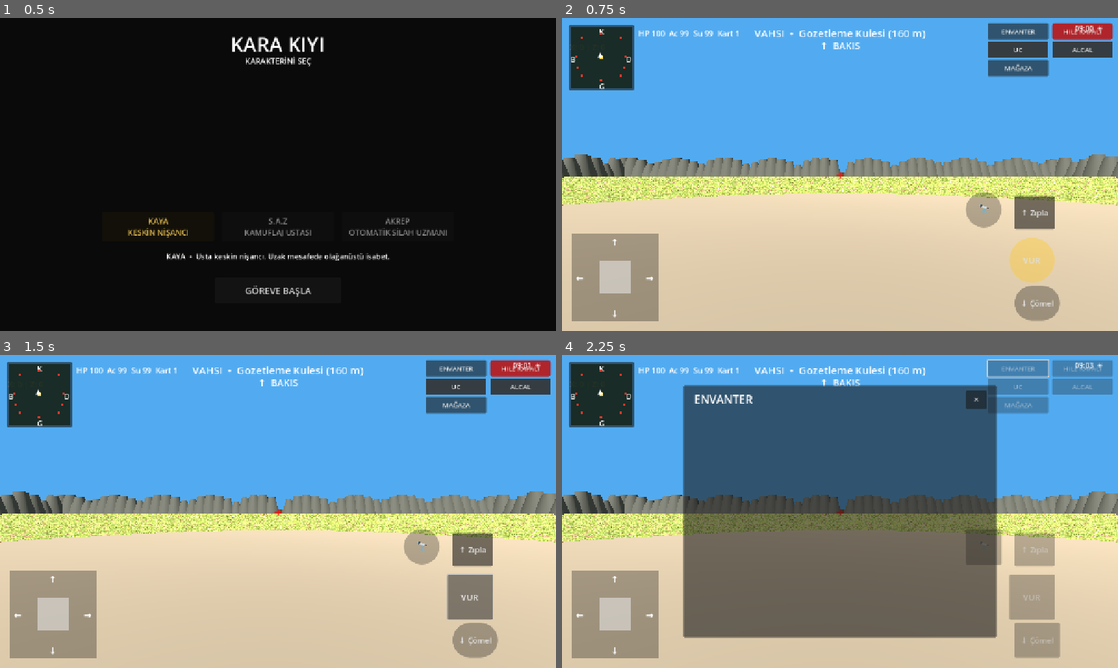
Above: before the commit, frames 1-4 (two rows, left to right).
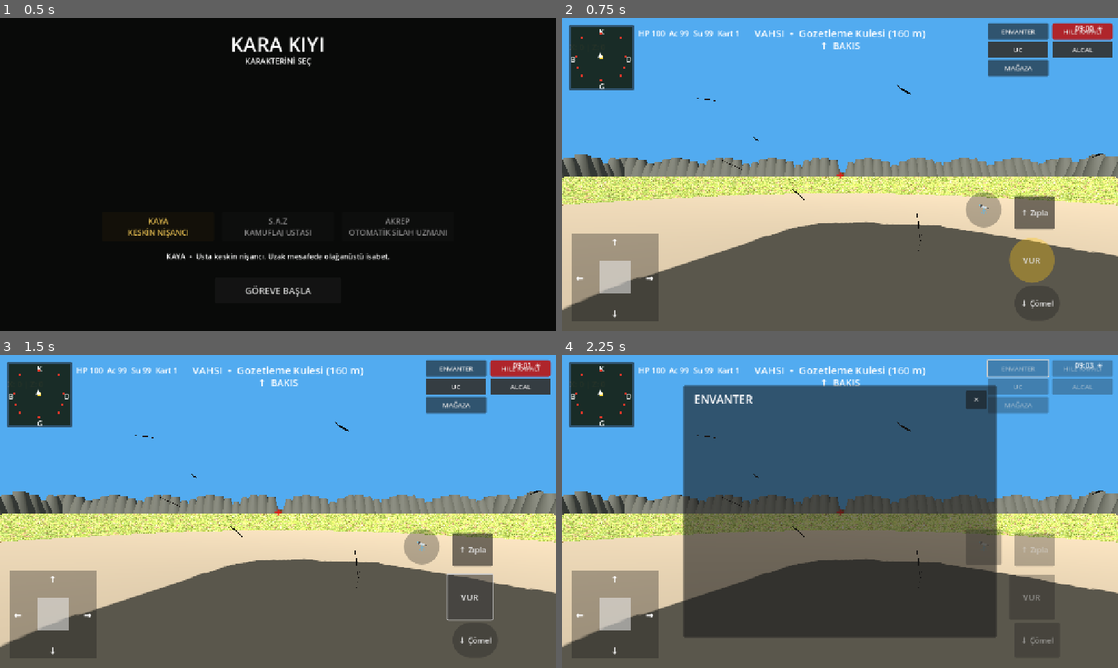
Above: after the commit, the same moments.

Repository: cantrsx-blip/GrayCardWars
Game: Godot game, scene res://scenes/Intro.tscn
Two runs of this game, one before a commit and one after it. Both use one fixed random seed, a clock stepped at 60 frames per second and the inputs below.
Inputs:
- Up to frame 1 (0.5 s): no input
- Up to frame 2 (0.75 s): click "GÖREVE BAŞLA" at 0.5 s
- Up to frame 3 (1.5 s): click "VUR" at 1.25 s
- Up to frame 4 (2.25 s): click "ENVANTER" at 2 s

Frame 1 is identical in both runs. In frame 2, 27% of the frame differs, in the area x 0-100%, y 21-100%; in frame 3, 27%; in frame 4, 27%.

Commit message:
Add meteor encounter and animated boss spawning

Diff:
--- a/scripts/main.gd
+++ b/scripts/main.gd
@@ -228,6 +228,18 @@
 	Vector3(-30, 0, -110)
 ]
 
+# Meteor + level-1 boss encounter
+var meteor_node: Node3D
+var meteor_hits := 0
+var meteor_bosses: Array[CharacterBody3D] = []
+var boss_attack_cooldowns: Dictionary = {}
+const METEOR_HITS_PER_BOSS := 5
+const METEOR_HIT_RANGE := 7.0
+const BOSS_SPEED := 2.6
+const BOSS_ATTACK_RANGE := 1.8
+const BOSS_ATTACK_COOLDOWN := 1.0
+const BOSS_METEOR_HIT_DAMAGE := 1
+
 func _process(_delta:float) -> void:
 	pass
 
@@ -428,6 +440,80 @@
 	var mat=StandardMaterial3D.new(); mat.albedo_color=Color(.46,.40,.32); mat.roughness=1.0; mesh.material_override=mat; body.add_child(mesh)
 	var cs=CollisionShape3D.new(); var shape=CylinderShape3D.new(); shape.radius=19.0; shape.height=0.36; cs.shape=shape; body.add_child(cs)
 
+func _build_meteor_encounter() -> void:
+	if meteor_node!=null and is_instance_valid(meteor_node): return
+	meteor_node=_load_asset("res://meteor.glb")
+	if meteor_node==null: return
+	meteor_node.name="MeteorEncounter"
+	add_child(meteor_node)
+	meteor_node.position=Vector3(0,0.36,0)
+	_ground_asset_to_terrain(meteor_node,0,0)
+	# Normalize to roughly four player heights regardless of source-model units.
+	var bounds:=_node_visual_bounds(meteor_node)
+	if bounds.size.y>0.001:
+		var target_h:=PLAYER_HEIGHT*8.0
+		meteor_node.scale*=target_h/bounds.size.y
+		_ground_asset_to_terrain(meteor_node,0,0)
+
+func _node_visual_bounds(root:Node3D) -> AABB:
+	var first:=true
+	var result:=AABB()
+	var stack:Array[Node]=[root]
+	while not stack.is_empty():
+		var n=stack.pop_back()
+		if n is MeshInstance3D and n.mesh!=null:
+			var b:AABB=n.mesh.get_aabb()
+			var t:Transform3D=root.global_transform.affine_inverse()*n.global_transform
+			b=t*b
+			result=b if first else result.merge(b); first=false
+		for c in n.get_children(): stack.append(c)
+	return result
+
+func _meteor_strike() -> void:
+	if _panel_open() or player==null or meteor_node==null or not is_instance_valid(meteor_node): return
+	if player.global_position.distance_to(meteor_node.global_position)>METEOR_HIT_RANGE: return
+	meteor_hits+=1
+	for boss in meteor_bosses.duplicate():
+		if is_instance_valid(boss):
+			var hp:int=int(boss.get_meta("hp",10))-BOSS_METEOR_HIT_DAMAGE
+			boss.set_meta("hp",hp)
+			if hp<=0: meteor_bosses.erase(boss); boss_attack_cooldowns.erase(boss.get_instance_id()); boss.queue_free()
+	if meteor_hits%METEOR_HITS_PER_BOSS==0: _spawn_meteor_boss()
+	if gather_label:
+		gather_label.text="METEOR VURUSU %d  •  SONRAKI BOSS %d/5" % [meteor_hits,meteor_hits%5]
+		gather_label.visible=true; message_time=1.2
+
+func _spawn_meteor_boss() -> void:
+	var model=_load_asset("res://1.sv.boss.glb")
+	if model==null: return
+	var boss=CharacterBody3D.new(); boss.name="MeteorBoss_%d" % (meteor_bosses.size()+1)
+	boss.position=Vector3(4.5+float(meteor_bosses.size()%3)*1.5,PLAYER_HEIGHT,4.5)
+	var cs=CollisionShape3D.new(); var shape=CapsuleShape3D.new(); shape.radius=.55; shape.height=1.9; cs.shape=shape; boss.add_child(cs)
+	boss.add_child(model); model.position=Vector3.ZERO
+	var b=_node_visual_bounds(model)
+	if b.size.y>0.001: model.scale*=2.0/b.size.y
+	boss.set_meta("hp",10); add_child(boss); meteor_bosses.append(boss); boss_attack_cooldowns[boss.get_instance_id()]=0.0
+	_play_boss_anim(boss,"Idle")
+
+func _play_boss_anim(boss:Node3D,wanted:String) -> void:
+	var ap=_find_animation_player(boss)
+	if ap==null: return
+	var anim=_find_animation_name(ap,wanted)
+	if anim!=&"" and ap.current_animation!=str(anim): ap.play(anim)
+
+func _update_meteor_bosses(delta:float) -> void:
+	if player==null: return
+	for boss in meteor_bosses.duplicate():
+		if not is_instance_valid(boss): meteor_bosses.erase(boss); continue
+		var id=boss.get_instance_id(); var cd:float=float(boss_attack_cooldowns.get(id,0.0)); cd=maxf(0.0,cd-delta); boss_attack_cooldowns[id]=cd
+		var d=player.global_position-boss.global_position; d.y=0.0; var dist=d.length()
+		if dist>BOSS_ATTACK_RANGE:
+			boss.velocity=d.normalized()*BOSS_SPEED if dist>0.01 else Vector3.ZERO
+			boss.velocity.y=0.0; boss.move_and_slide(); boss.look_at(Vector3(player.global_position.x,boss.global_position.y,player.global_position.z),Vector3.UP); _play_boss_anim(boss,"Run" if dist>6.0 else "Walk")
+		else:
+			boss.velocity=Vector3.ZERO; _play_boss_anim(boss,"Attack")
+			if cd<=0.0: _apply_damage(1.0); boss_attack_cooldowns[id]=BOSS_ATTACK_COOLDOWN
+
 func _build_world_environment() -> void:
 	if world_env != null:
 		return
@@ -459,6 +545,7 @@
 	_build_world_light()
 	_build_terrain_mesh()
 	_build_center_settlement_mound()
+	_build_meteor_encounter()
 	_build_map_edge_mountains()
 
 func _build_corner_settlements() -> void:
@@ -778,7 +865,7 @@
 	_create_minimap(layer)
 	var action_btn=Button.new(); action_btn.text="VUR"; action_btn.set_anchors_preset(Control.PRESET_BOTTOM_RIGHT); action_btn.position=Vector2(-250,-215); action_btn.size=Vector2(104,104); action_btn.add_theme_font_size_override("font_size",20)
 	var action_style=StyleBoxFlat.new(); action_style.bg_color=Color(1.0,.78,.08,.34); action_style.corner_radius_top_left=52; action_style.corner_radius_top_right=52; action_style.corner_radius_bottom_left=52; action_style.corner_radius_bottom_right=52
-	action_btn.add_theme_stylebox_override("normal",action_style); action_btn.add_theme_stylebox_override("pressed",action_style); action_btn.mouse_filter=Control.MOUSE_FILTER_STOP; layer.add_child(action_btn)
+	action_btn.add_theme_stylebox_override("normal",action_style); action_btn.add_theme_stylebox_override("pressed",action_style); action_btn.mouse_filter=Control.MOUSE_FILTER_STOP; action_btn.pressed.connect(_meteor_strike); layer.add_child(action_btn)
 	var jump_btn=Button.new(); jump_btn.text="↑ Zıpla"; jump_btn.set_anchors_preset(Control.PRESET_BOTTOM_RIGHT); jump_btn.position=Vector2(-238,-310); jump_btn.size=Vector2(92,76); jump_btn.add_theme_font_size_override("font_size",18); jump_btn.pressed.connect(_jump); layer.add_child(jump_btn)
 	var scope_btn=Button.new(); scope_btn.text="🔭"; scope_btn.set_anchors_preset(Control.PRESET_BOTTOM_RIGHT); scope_btn.position=Vector2(-350,-320); scope_btn.size=Vector2(82,82); scope_btn.add_theme_font_size_override("font_size",28)
 	var scope_style=StyleBoxFlat.new(); scope_style.bg_color=Color(.10,.10,.10,.30); scope_style.corner_radius_top_left=41; scope_style.corner_radius_top_right=41; scope_style.corner_radius_bottom_left=41; scope_style.corner_radius_bottom_right=41
@@ -1116,6 +1203,7 @@
 	_update_weather(delta)
 	_update_footsteps(delta)
 	_update_damage_effect(delta)
+	_update_meteor_bosses(delta)
 	if health <= 0:
 		_death_feedback()
 		_respawn()
